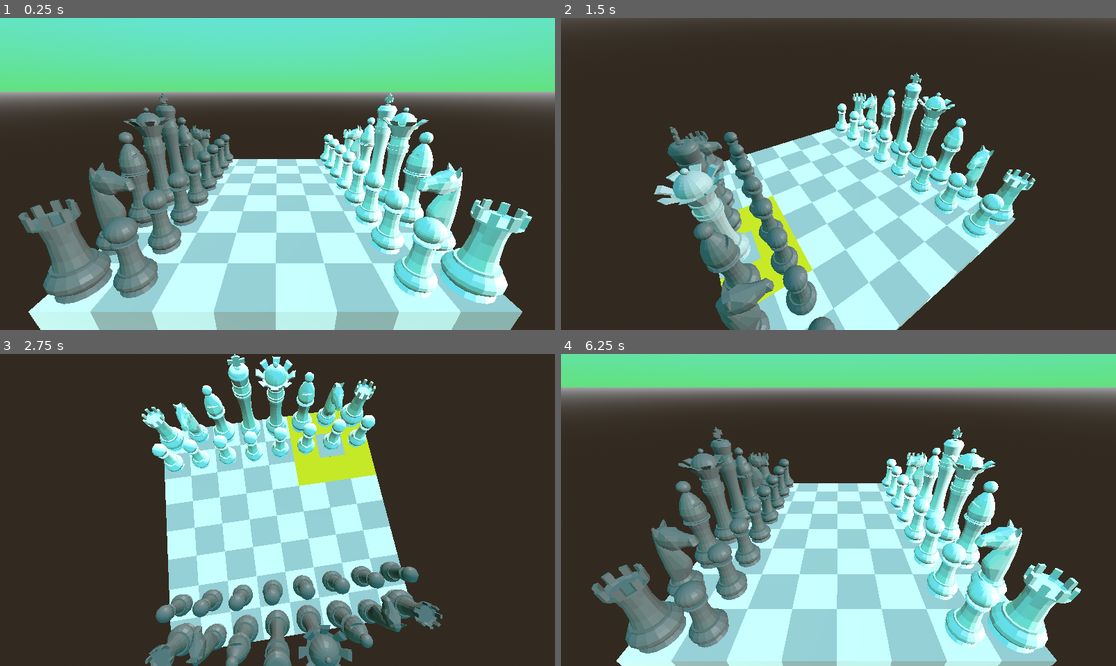
Above: before the commit, frames 1-4 (two rows, left to right).
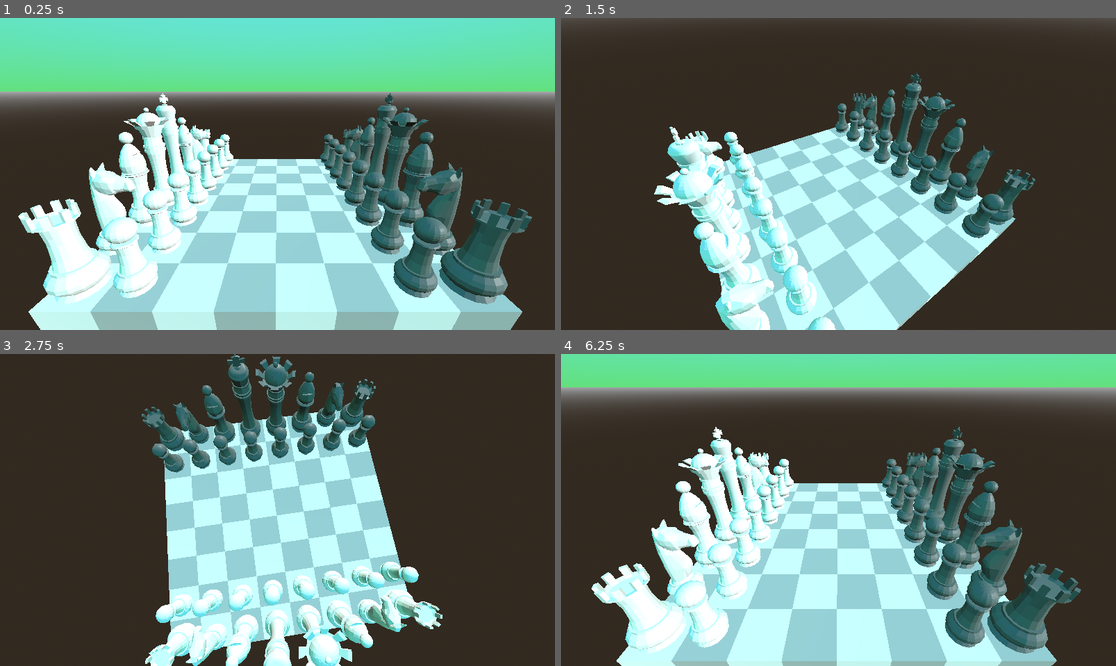
Above: after the commit, the same moments.

Repository: Nickdev8/3d-Chess-web
Game: Godot game, scene res://scenes/main.tscn
The game is run twice, just before and just after one commit, with the same random seed, the same clock (stepped at 60 frames per second) and the same inputs.
Inputs (mouse positions are in pixels of both pictures, inside the frame that each line leads up to):
- Up to frame 1 (0.25 s): no input
- Up to frame 2 (1.5 s): tap Enter at 0.5 s; move the mouse to (960, 158) at 0.52 s; click (960, 158) at 0.67 s; tap Space at 1.25 s; drag from (727, 189) to (810, 236) at 1.27 s
- Up to frame 3 (2.75 s): tap Enter at 2 s; move the mouse to (333, 441) at 2.02 s; click (333, 441) at 2.17 s
- Up to frame 4 (6.25 s): tap Space at 2.75, 4.25 s; drag from (810, 572) to (672, 463) at 2.77 s; tap Enter at 3.5 s; move the mouse to (1005, 556) at 3.52 s; click (1005, 556) at 3.67 s; drag from (672, 463) to (755, 432) at 4.27 s; move the mouse to (866, 510) at 5.02 s; click (866, 510) at 5.17 s; drag from (755, 432) to (727, 525) at 5.77 s

The runs differ from the first frame. In frame 1, 22% of the frame differs, in the area x 3-96%, y 24-92%; in frame 2, 15%; in frame 3, 16%; in frame 4, 21%.
Error before the commit: Cannot call method 'has_meta' on a null value. (res://scripts/InputController.gd:54)

Commit message:
move and capture pieces
also enpesant

Diff:
--- a/scenes/main.tscn
+++ b/scenes/main.tscn
@@ -53,6 +53,7 @@
 board_root = NodePath("../../BoardRoot")
 camera = NodePath("../../CameraPivot/Camera3D")
 rule_engine = NodePath("../RuleEngine")
+game_manager_path = NodePath("..")
 
 [node name="RuleEngine" type="Node" parent="GameManager"]
 script = ExtResource("4_tipki")
--- a/scripts/GameManager.gd
+++ b/scripts/GameManager.gd
@@ -2,54 +2,55 @@
 
 @export var board_root: Node3D
 @export var size: float = 1
-
+@export var kamikaze_mode: bool = false   # set in Inspector or at runtime
 const TILE_SCENE  = preload("res://scenes/tile.tscn")
 const PIECE_SCENE = preload("res://scenes/piece.tscn")
 
 var board_map: Dictionary = {}
+var last_move := { "piece": null, "from": null, "to": null }
+
 var starting_positions = [
-	{"type":"rook",   "color":"white", "coord":Vector2i(0,7), "rotation":-90},
-	{"type":"knight", "color":"white", "coord":Vector2i(1,7), "rotation":-90},
-	{"type":"bishop", "color":"white", "coord":Vector2i(2,7), "rotation":-90},
-	{"type":"queen",  "color":"white", "coord":Vector2i(3,7), "rotation":-90},
-	{"type":"king",   "color":"white", "coord":Vector2i(4,7), "rotation":-90},
-	{"type":"bishop", "color":"white", "coord":Vector2i(5,7), "rotation":-90},
-	{"type":"knight", "color":"white", "coord":Vector2i(6,7), "rotation":-90},
-	{"type":"rook",   "color":"white", "coord":Vector2i(7,7), "rotation":-90},
+	{"type":"rook",   "color":"black", "coord":Vector2i(0,7), "rotation":-90},
+	{"type":"knight", "color":"black", "coord":Vector2i(1,7), "rotation":-90},
+	{"type":"bishop", "color":"black", "coord":Vector2i(2,7), "rotation":-90},
+	{"type":"queen",  "color":"black", "coord":Vector2i(3,7), "rotation":-90},
+	{"type":"king",   "color":"black", "coord":Vector2i(4,7), "rotation":-90},
+	{"type":"bishop", "color":"black", "coord":Vector2i(5,7), "rotation":-90},
+	{"type":"knight", "color":"black", "coord":Vector2i(6,7), "rotation":-90},
+	{"type":"rook",   "color":"black", "coord":Vector2i(7,7), "rotation":-90},
 
-	{"type":"pawn",   "color":"white", "coord":Vector2i(0,6), "rotation":-90},
-	{"type":"pawn",   "color":"white", "coord":Vector2i(1,6), "rotation":-90},
-	{"type":"pawn",   "color":"white", "coord":Vector2i(2,6), "rotation":-90},
-	{"type":"pawn",   "color":"white", "coord":Vector2i(3,6), "rotation":-90},
-	{"type":"pawn",   "color":"white", "coord":Vector2i(4,6), "rotation":-90},
-	{"type":"pawn",   "color":"white", "coord":Vector2i(5,6), "rotation":-90},
-	{"type":"pawn",   "color":"white", "coord":Vector2i(6,6), "rotation":-90},
-	{"type":"pawn",   "color":"white", "coord":Vector2i(7,6), "rotation":-90},
+	{"type":"pawn",   "color":"black", "coord":Vector2i(0,6), "rotation":-90},
+	{"type":"pawn",   "color":"black", "coord":Vector2i(1,6), "rotation":-90},
+	{"type":"pawn",   "color":"black", "coord":Vector2i(2,6), "rotation":-90},
+	{"type":"pawn",   "color":"black", "coord":Vector2i(3,6), "rotation":-90},
+	{"type":"pawn",   "color":"black", "coord":Vector2i(4,6), "rotation":-90},
+	{"type":"pawn",   "color":"black", "coord":Vector2i(5,6), "rotation":-90},
+	{"type":"pawn",   "color":"black", "coord":Vector2i(6,6), "rotation":-90},
+	{"type":"pawn",   "color":"black", "coord":Vector2i(7,6), "rotation":-90},
 
-	{"type":"rook",   "color":"black", "coord":Vector2i(0,0), "rotation":90},
-	{"type":"knight", "color":"black", "coord":Vector2i(1,0), "rotation":90},
-	{"type":"bishop", "color":"black", "coord":Vector2i(2,0), "rotation":90},
-	{"type":"queen",  "color":"black", "coord":Vector2i(3,0), "rotation":90},
-	{"type":"king",   "color":"black", "coord":Vector2i(4,0), "rotation":90},
-	{"type":"bishop", "color":"black", "coord":Vector2i(5,0), "rotation":90},
-	{"type":"knight", "color":"black", "coord":Vector2i(6,0), "rotation":90},
-	{"type":"rook",   "color":"black", "coord":Vector2i(7,0), "rotation":90},
+	{"type":"rook",   "color":"white", "coord":Vector2i(0,0), "rotation":90},
+	{"type":"knight", "color":"white", "coord":Vector2i(1,0), "rotation":90},
+	{"type":"bishop", "color":"white", "coord":Vector2i(2,0), "rotation":90},
+	{"type":"queen",  "color":"white", "coord":Vector2i(3,0), "rotation":90},
+	{"type":"king",   "color":"white", "coord":Vector2i(4,0), "rotation":90},
+	{"type":"bishop", "color":"white", "coord":Vector2i(5,0), "rotation":90},
+	{"type":"knight", "color":"white", "coord":Vector2i(6,0), "rotation":90},
+	{"type":"rook",   "color":"white", "coord":Vector2i(7,0), "rotation":90},
 
-	{"type":"pawn",   "color":"black", "coord":Vector2i(0,1), "rotation":90},
-	{"type":"pawn",   "color":"black", "coord":Vector2i(1,1), "rotation":90},
-	{"type":"pawn",   "color":"black", "coord":Vector2i(2,1), "rotation":90},
-	{"type":"pawn",   "color":"black", "coord":Vector2i(3,1), "rotation":90},
-	{"type":"pawn",   "color":"black", "coord":Vector2i(4,1), "rotation":90},
-	{"type":"pawn",   "color":"black", "coord":Vector2i(5,1), "rotation":90},
-	{"type":"pawn",   "color":"black", "coord":Vector2i(6,1), "rotation":90},
-	{"type":"pawn",   "color":"black", "coord":Vector2i(7,1), "rotation":90},
+	{"type":"pawn",   "color":"white", "coord":Vector2i(0,1), "rotation":90},
+	{"type":"pawn",   "color":"white", "coord":Vector2i(1,1), "rotation":90},
+	{"type":"pawn",   "color":"white", "coord":Vector2i(2,1), "rotation":90},
+	{"type":"pawn",   "color":"white", "coord":Vector2i(3,1), "rotation":90},
+	{"type":"pawn",   "color":"white", "coord":Vector2i(4,1), "rotation":90},
+	{"type":"pawn",   "color":"white", "coord":Vector2i(5,1), "rotation":90},
+	{"type":"pawn",   "color":"white", "coord":Vector2i(6,1), "rotation":90},
+	{"type":"pawn",   "color":"white", "coord":Vector2i(7,1), "rotation":90},
 	# … etc for all 32 pieces …
 ]
 func _ready():
 	board_map.clear()
 	_spawn_tiles()     # <<<<<<<<<<<<< make tiles first
 	_spawn_pieces()
-
 
 func _spawn_tiles() -> void:
 	for x in range(8):
@@ -63,7 +64,6 @@
 			# Optionally store tiles in board_map too:
 			# board_map[tile.coord] = tile
 
-
 func _spawn_pieces() -> void:
 	for data in starting_positions:
 		var piece = PIECE_SCENE.instantiate() as Node3D
@@ -74,3 +74,60 @@
 		piece.rotation_degrees = Vector3(0, data.rotation, 0)
 		board_root.add_child(piece)
 		board_map[piece.coord] = piece
+
+var current_turn: String = "white"
+
+func next_turn() -> void:
+	current_turn = "white" if current_turn == "black" else "black"
+	print_debug("Now it's %s's turn" % current_turn)
+
+func attempt_move(piece: Node, to_coord: Vector2i) -> void:
+	var from_coord = piece.coord
+	var target = board_map.get(to_coord, null)
+
+	# — detect en passant —
+	if piece.piece_type == "pawn" and target == null and to_coord.x != from_coord.x:
+		# diagonal into empty means en passant
+		var captured_coord = Vector2i(to_coord.x, from_coord.y)
+		var captured = board_map.get(captured_coord, null)
+		# was that the last‐moved pawn?
+		if captured == last_move.piece:
+			board_map.erase(captured_coord)
+			captured.queue_free()
+			print_debug("En passant capture of %s at %s" % [captured.name, captured_coord])
+
+	# — now handle standard vs kamikaze on target (if any) —
+	if target and target.piece_color != piece.piece_color:
+		if kamikaze_mode:
+			# remove both
+			board_map.erase(to_coord)
+			board_map.erase(from_coord)
+			target.queue_free()
+			piece.queue_free()
+			print_debug("Kamikaze! Removed %s and %s" % [piece.name, target.name])
+		else:
+			# normal capture + slide in
+			board_map.erase(to_coord)
+			target.queue_free()
+			print_debug("Captured %s at %s" % [target.name, to_coord])
+			board_map.erase(from_coord)
+			piece.coord = to_coord
+			piece.global_transform.origin = Vector3(to_coord.x*size, 0, to_coord.y*size)
+			board_map[to_coord] = piece
+			print_debug("Moved %s to %s" % [piece.name, to_coord])
+		# record move & return
+		last_move.piece = piece
+		last_move.from  = from_coord
+		last_move.to    = to_coord
+		return
+	# — non‐capture move (including en passant, which fell through to target==null) —
+	board_map.erase(from_coord)
+	piece.coord = to_coord
+	piece.global_transform.origin = Vector3(to_coord.x*size, 0, to_coord.y*size)
+	board_map[to_coord] = piece
+	print_debug("Moved %s to %s" % [piece.name, to_coord])
+
+	# record the move (for future en passant)
+	last_move.piece = piece
+	last_move.from  = from_coord
+	last_move.to    = to_coord
--- a/scripts/InputController.gd
+++ b/scripts/InputController.gd
@@ -1,75 +1,96 @@
-# res://scripts/InputController.gd
 extends Node
 
-@export var board_root : Node3D
-@export var camera     : Camera3D
-@export var rule_engine: Node
+@export var board_root   : Node3D
+@export var camera       : Camera3D
+@export var rule_engine  : Node
+@export var game_manager_path: NodePath
+@onready var game_manager = get_node(game_manager_path)
 
 var selected_piece: Area3D = null
-#var legal_moves: Array[Vector2i] = []
-var legal_moves: Array = []
+var legal_moves   : Array  = []
 var highlighted_tiles: Array[MeshInstance3D] = []
 
-signal piece_selected(piece)
-signal moves_highlighted(moves)
-signal piece_moved(piece, from_coord, to_coord)
+func _unhandled_input(ev: InputEvent) -> void:
+	if not (ev is InputEventMouseButton and ev.button_index == MOUSE_BUTTON_LEFT and ev.pressed):
+		return
 
-func _unhandled_input(ev: InputEvent) -> void:
-	if ev is InputEventMouseButton and ev.button_index == MOUSE_BUTTON_LEFT and ev.pressed:
+	# clear old UI
+	_clear_highlights()
 
-		# 1) Clear any old highlights
-		_clear_highlights()
+	# shoot a math‐ray through every mesh
+	var origin   = camera.project_ray_origin(ev.position)
+	var to_point = origin + camera.project_ray_normal(ev.position) * 1000.0
 
-		# 2) Build a world-space ray from the click
-		var origin   = camera.project_ray_origin(ev.position)
-		var to_point = origin + camera.project_ray_normal(ev.position) * 1000.0
+	var best_dist := INF
+	var best_owner: Node = null
 
-		# 3) Brute-force every mesh under board_root
-		var best_dist := INF
-		var best_owner: Node        = null
-		var best_mesh_inst: MeshInstance3D = null
+	for owner in board_root.get_children():
+		var mesh_inst = _find_mesh_instance(owner)
+		if mesh_inst and mesh_inst.mesh:
+			var faces = mesh_inst.mesh.get_faces()
+			var xform = mesh_inst.global_transform
+			for i in range(0, faces.size(), 3):
+				var a = xform * faces[i]
+				var b = xform * faces[i+1]
+				var c = xform * faces[i+2]
+				var hit = Geometry3D.ray_intersects_triangle(origin, to_point, a, b, c)
+				if hit != null:
+					var d = origin.distance_to(hit)
+					if d < best_dist:
+						best_dist = d
+						best_owner = owner
 
-		for owner in board_root.get_children():
-			# owner is e.g. an Area3D (piece) or StaticBody3D (tile)
-			var mesh_inst = _find_mesh_instance(owner)
-			if mesh_inst and mesh_inst.mesh:
-				var mesh  = mesh_inst.mesh
-				var faces : PackedVector3Array = mesh.get_faces()
-				var xform : Transform3D       = mesh_inst.global_transform
+	if best_owner == null:
+		print_debug("Nothing clicked")
+		return
 
-				# test each triangle in this mesh
-				for i in range(0, faces.size(), 3):
-					var a = xform * faces[i]
-					var b = xform * faces[i + 1]
-					var c = xform * faces[i + 2]
-					var hit = Geometry3D.ray_intersects_triangle(origin, to_point, a, b, c)
-					if hit != null:
-						var d = origin.distance_to(hit)
-						if d < best_dist:
-							best_dist      = d
-							best_owner     = owner
-							best_mesh_inst = mesh_inst
+	# if no piece is selected yet, only allow selecting your own
+	if selected_piece == null:
+		if best_owner.has_meta("piece_type") and best_owner.piece_color == game_manager.current_turn:
+			_select_piece(best_owner)
+		else:
+			print_debug("Click ignored: no piece selected yet")
+		return
 
-		# 4) Dispatch the nearest hit
-		if best_owner.has_meta("piece_type"):
+	# otherwise we have a piece selected—compute the target coord
+	var dest_coord: Vector2i = Vector2i(-1,-1)
+	if best_owner.has_meta("piece_type"):
+		# clicked on a piece: use its coord
+		dest_coord = best_owner.get_meta("coord")
+	elif best_owner.has_meta("coord"):
+		# clicked on a tile: use its coord
+		dest_coord = best_owner.get_meta("coord")
+	else:
+		return
+
+	# if that coord is legal, do the move (capture or slide)
+	if dest_coord in legal_moves:
+		_try_move_to(dest_coord)
+	else:
+		# if they clicked another of their own pieces, switch selection
+		if best_owner.has_meta("piece_type") and best_owner.piece_color == game_manager.current_turn:
 			_select_piece(best_owner)
-		elif best_owner.has_meta("coord") and selected_piece != null:
-			# grab the coord we stored on the tile
-			var tile_coord = best_owner.get_meta("coord")
-			_try_move_to(tile_coord)
-
+		else:
+			print_debug("Illegal target:", dest_coord)
 
 
 func _select_piece(piece: Area3D) -> void:
+	# 1. Check turn
+	var turn_color = game_manager.current_turn
+	if piece.piece_color != turn_color:
+		print_debug("Not %s's turn — can't pick %s" % [turn_color, piece.name])
+		return
+
+	# 2. Clear & highlight
 	selected_piece = piece
 	print_debug("_select_piece ->", piece.name)
-	# 1) Highlight the piece
 	_highlight_piece(piece)
-	# 2) Compute legal moves
-	legal_moves = rule_engine.get_legal_moves(piece, piece.coord)
+
+	# 3. Compute & paint legal moves
+	legal_moves = rule_engine.get_legal_moves(piece, piece.coord, game_manager.board_map, game_manager.last_move)
 	print_debug("Legal moves for", piece.name, "=", legal_moves)
-	# 3) Highlight tiles
 	_highlight_tiles(legal_moves)
+
 	emit_signal("piece_selected", piece)
 	emit_signal("moves_highlighted", legal_moves)
 
@@ -118,25 +139,28 @@
 
 	highlighted_tiles.clear()
 
-
 func _try_move_to(to_coord: Vector2i) -> void:
+	print_debug("trying to move")
 	if selected_piece == null:
 		return
+
 	var piece_name = selected_piece.name
 	print_debug("_try_move_to:", piece_name, "->", to_coord)
+
 	if to_coord in legal_moves:
-		var from_coord = selected_piece.coord
-		print_debug("Moving", piece_name, "from", from_coord, "to", to_coord)
-		emit_signal("piece_moved", selected_piece, from_coord, to_coord)
+		game_manager.attempt_move(selected_piece, to_coord)
+		game_manager.next_turn()
+		_clear_highlights()
 		selected_piece = null
 		legal_moves.clear()
 		highlighted_tiles.clear()
 	else:
 		print_debug("Invalid move:", to_coord, "not in", legal_moves)
+		_clear_highlights()
 		selected_piece = null
 		legal_moves.clear()
 		highlighted_tiles.clear()
-		emit_signal("moves_highlighted", [])
+
 
 
 # Depth-first search for the first MeshInstance3D under a node
--- a/scripts/RuleEngine.gd
+++ b/scripts/RuleEngine.gd
@@ -1,12 +1,114 @@
+# res://scripts/RuleEngine.gd
 extends Node
 
-static func get_legal_moves(piece: Node, from: Vector2i) -> Array:
-	var moves: Array = []
-	for dx in [-1, 0, 1]:
-		for dy in [-1, 0, 1]:
-			if dx == 0 and dy == 0:
-				continue
-			var dest = from + Vector2i(dx, dy)
-			if dest.x >= 0 and dest.x < 8 and dest.y >= 0 and dest.y < 8:
-				moves.append(dest)
+# Optional: get board_map from your GameManager, or just pass it in as an arg
+# @export var game_manager_path: NodePath
+# @onready var game_manager = get_node(game_manager_path)
+static func get_legal_moves(piece: Node, from: Vector2i, board_map: Dictionary, last_move: Dictionary) -> Array:
+	match piece.piece_type:
+		"pawn":   return _pawn_moves(piece, from, board_map, last_move)
+		"knight": return _knight_moves(piece, from, board_map)
+		"bishop": return _slider_moves(piece, from, board_map, [
+						Vector2i(1,1), Vector2i(1,-1),
+						Vector2i(-1,1), Vector2i(-1,-1)
+					])
+		"rook":   return _slider_moves(piece, from, board_map, [
+						Vector2i(1,0), Vector2i(-1,0),
+						Vector2i(0,1), Vector2i(0,-1)
+					])
+		"queen":  return _slider_moves(piece, from, board_map, [
+						Vector2i(1,1), Vector2i(1,-1),
+						Vector2i(-1,1), Vector2i(-1,-1),
+						Vector2i(1,0), Vector2i(-1,0),
+						Vector2i(0,1), Vector2i(0,-1)
+					])
+		"king":   return _king_moves(piece, from, board_map)
+		_:
+			return []
+
+
+static func _in_bounds(pos: Vector2i) -> bool:
+	return pos.x >= 0 and pos.x < 8 and pos.y >= 0 and pos.y < 8
+
+
+static func _pawn_moves(piece: Node, from: Vector2i, board_map: Dictionary, last_move: Dictionary) -> Array:
+	var moves = []
+	var forward = Vector2i(0,1) if piece.piece_color == "white" else Vector2i(0,-1)
+
+	# — normal one‐ and two‐square advances —
+	var one = from + forward
+	if _in_bounds(one) and board_map.get(one) == null:
+		moves.append(one)
+		var start_row = 1 if piece.piece_color == "white" else 6
+		if from.y == start_row:
+			var two = one + forward
+			if board_map.get(two) == null:
+				moves.append(two)
+
+	# — standard diagonal captures —
+	for dx in [-1, 1]:
+		var cap = from + Vector2i(dx, forward.y)
+		var occ = board_map.get(cap, null)
+		if _in_bounds(cap) and occ != null and occ.piece_color != piece.piece_color:
+			moves.append(cap)
+
+	# — **en passant** —
+	# only possible immediately after an enemy pawn moves two squares
+	var lm_piece = last_move.piece
+	if lm_piece and lm_piece.piece_type == "pawn" and lm_piece.piece_color != piece.piece_color:
+		var lm_from: Vector2i = last_move.from
+		var lm_to:   Vector2i = last_move.to
+		# white pawn can capture en passant on rank 4, black on rank 3
+		var ep_rank = 4 if piece.piece_color == "white" else 3
+		# check that this pawn is on the correct rank
+		if from.y == ep_rank:
+			# and that the enemy pawn jumped two squares from the right place
+			var start_row = 6 if piece.piece_color == "white" else 1
+			if lm_from.y == start_row and lm_to.y == ep_rank:
+				# enemy pawn must have landed one file away
+				for dx in [-1, 1]:
+					if lm_to.x == from.x + dx:
+						# the square behind that pawn is where we move
+						var ep_target = Vector2i(lm_to.x, lm_to.y + (1 if piece.piece_color == "white" else -1))
+						if _in_bounds(ep_target) and board_map.get(ep_target) == null:
+							moves.append(ep_target)
+
 	return moves
+
+static func _knight_moves(piece: Node, from: Vector2i, board_map: Dictionary) -> Array:
+	var moves = []
+	var deltas = [
+		Vector2i(1,2), Vector2i(2,1), Vector2i(-1,2), Vector2i(-2,1),
+		Vector2i(1,-2), Vector2i(2,-1), Vector2i(-1,-2), Vector2i(-2,-1)
+	]
+	for d in deltas:
+		var dest = from + d
+		var occ = board_map.get(dest, null)
+		if _in_bounds(dest) and (occ == null or occ.piece_color != piece.piece_color):
+			moves.append(dest)
+	return moves
+
+
+static func _slider_moves(piece: Node, from: Vector2i, board_map: Dictionary, directions: Array) -> Array:
+	var moves = []
+	for dir in directions:
+		var dest = from + dir
+		while _in_bounds(dest):
+			var occ = board_map.get(dest, null)
+			if occ != null:
+				# enemy? you can capture
+				if occ.piece_color != piece.piece_color:
+					moves.append(dest)
+				break
+			# empty square
+			moves.append(dest)
+			dest += dir
+	return moves
+
+
+static func _king_moves(piece: Node, from: Vector2i, board_map: Dictionary) -> Array:
+	# like a 1-step slider in all directions
+	return _slider_moves(piece, from, board_map, [
+		Vector2i(1,1), Vector2i(1,-1), Vector2i(-1,1), Vector2i(-1,-1),
+		Vector2i(1,0), Vector2i(-1,0), Vector2i(0,1), Vector2i(0,-1)
+	]).filter(func(x): return abs(x.x - from.x) <= 1 and abs(x.y - from.y) <= 1)
--- a/scripts/piece.gd
+++ b/scripts/piece.gd
@@ -14,6 +14,7 @@
 	var inst = packed.instantiate() as Node3D
 	add_child(inst)
 	mesh_inst = _find_mesh_instance(inst)
+	set_meta("coord", coord)
 	set_meta("piece_type", piece_type)
 
 	# 2) Tint meshes (white or gray)
--- a/scripts/tile.gd
+++ b/scripts/tile.gd
@@ -10,3 +10,4 @@
 	var mat = orig_mat.duplicate()
 	mat.albedo_color = Color.WHITE if (coord.x + coord.y) % 2 == 0 else Color.GRAY
 	mesh_inst.material_override = mat
+	set_meta("coord", coord)
